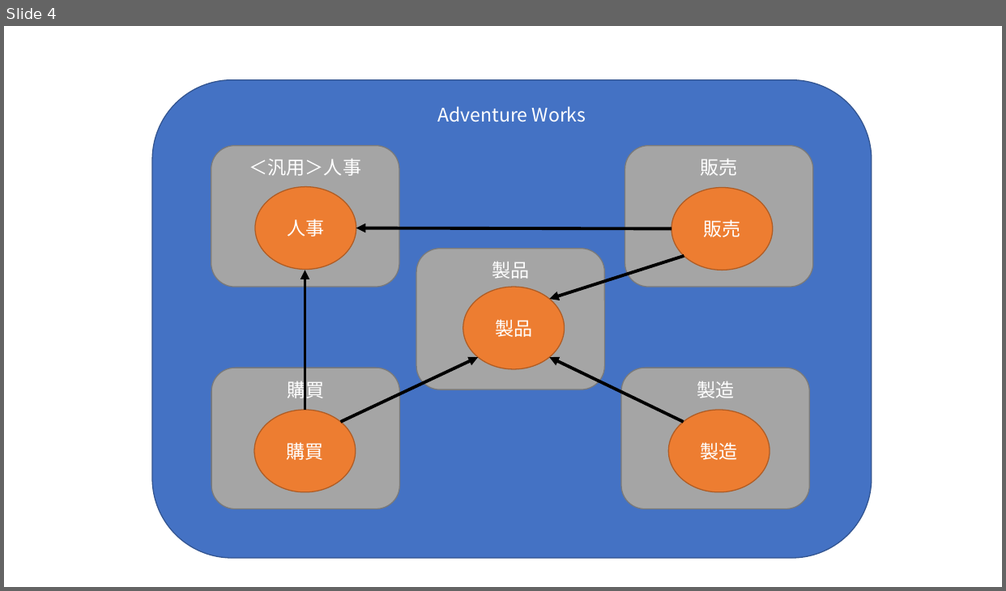
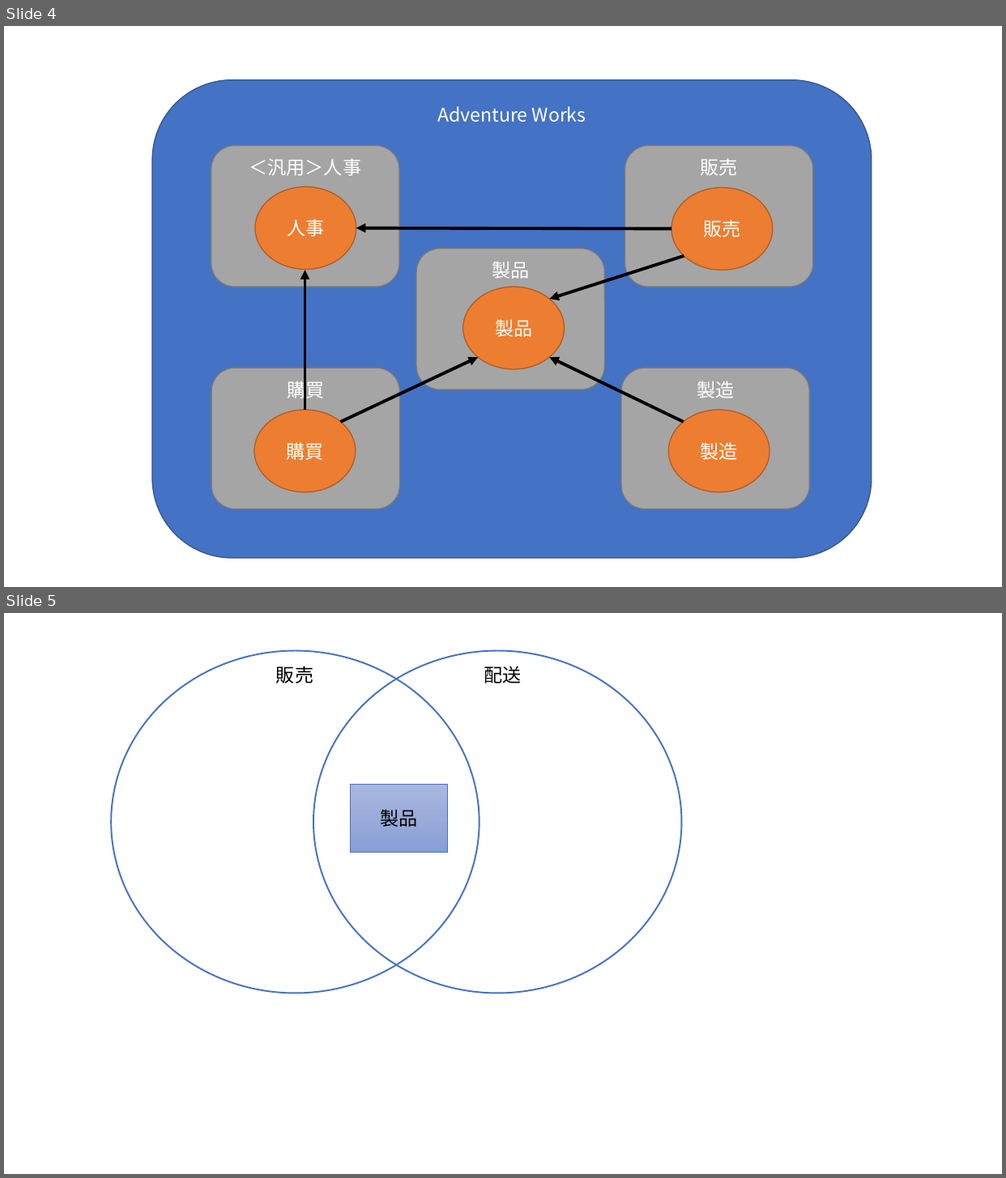
Before and after one commit to nuitsjp/WpfArchitecture2022Article, a slide deck: AdventureWorks.pptx. Shown one above the other, each under a label of ours: slide 4 before the commit, slides 4 and 5 after it. The pictures are 1006x591 and 1006x1178 pixels, drawn with LibreOffice and Linux fonts; fonts in the diff are those of the drawing. Boxes give left, top, right and bottom in pixels: in the first picture for what was removed or moved away, otherwise in the second. Text is boxed around its words. In the diff, an @@ line names an element or a change of style, - is before the commit and + after.

```diff
--- a/AdventureWorks.pptx
+++ b/AdventureWorks.pptx
@@ slide 5 added at <box>4,613,1002,1174</box>, background #FFFFFF @@
@@ ellipse added at <box>111,650,479,994</box>, outline #4472C4 1.5 pt @@
@@ ellipse added at <box>313,650,681,994</box>, outline #4472C4 1.5 pt @@
@@ text added at <box>276,666,313,683</box>, 18 pt, text #000000 @@
+販売
@@ text added at <box>484,666,521,683</box>, 18 pt, text #000000 @@
+配送
@@ rectangle added at <box>351,785,448,852</box>, fill gradient #A8B7DF to #9AABD9 to #889ED7, outline #4472C4 0.5 pt, 18 pt, text #000000 @@
+製品
```
Also in this commit, not shown: 3 other slides added, 12 other files.
